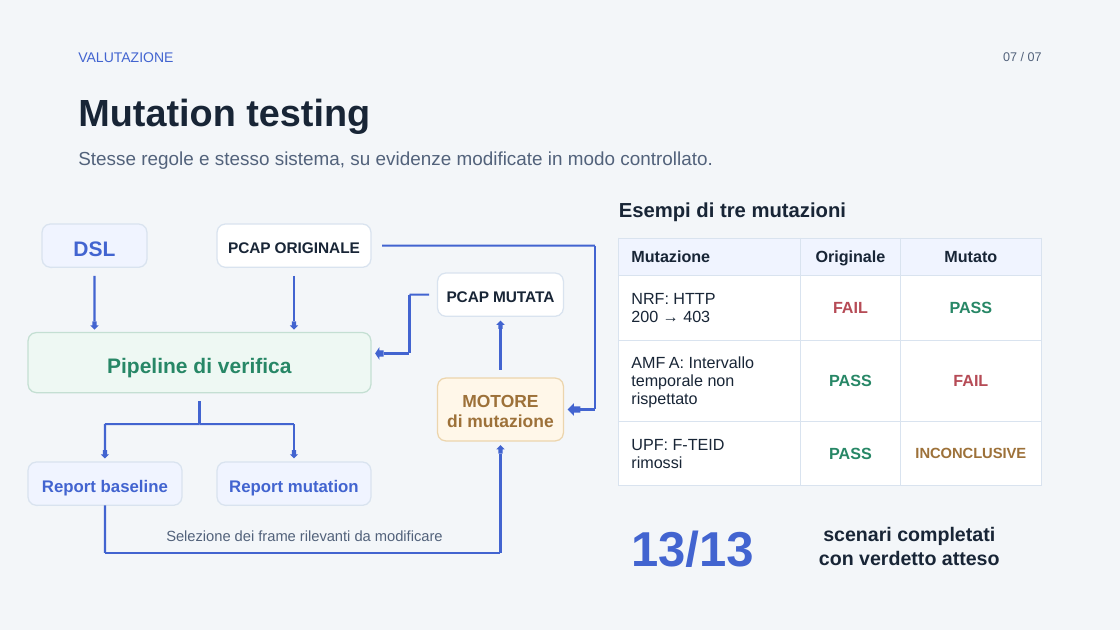
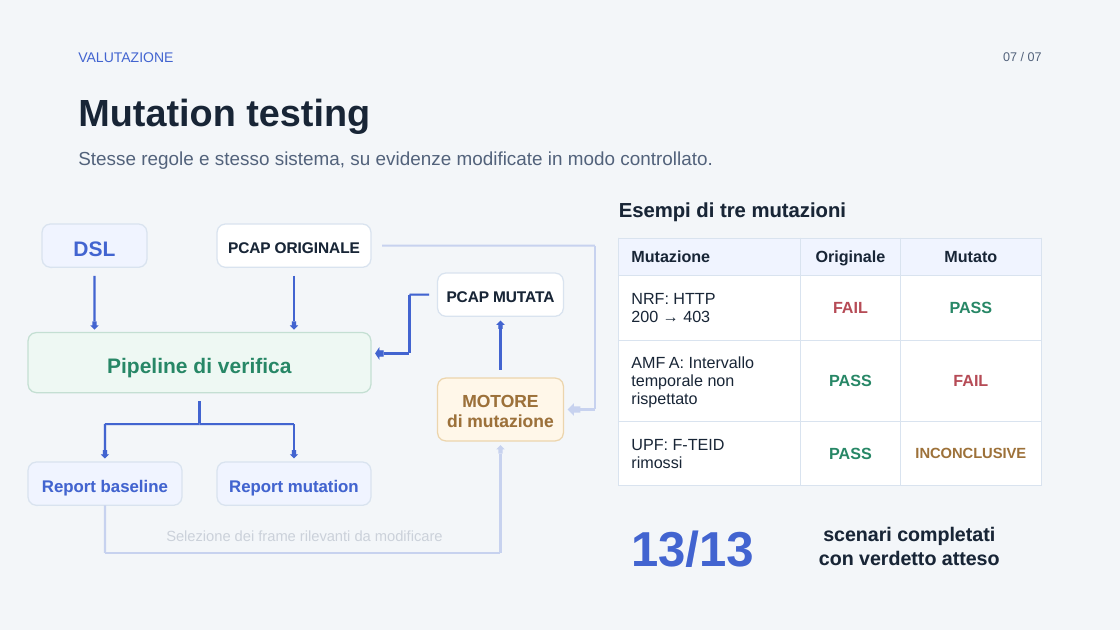
Before and after one commit to desila23/5g-security-assurance-thesis, a slide deck: slide 7 of 5g-thesis-presentation-5min/tesi-5min.pptx. Drawn at 1120x630 pixels with LibreOffice and Linux fonts; fonts in the diff are those of the drawing. Boxes give left, top, right and bottom in pixels: in the first picture for what was removed or moved away, otherwise in the second. Text is boxed around its words. In the diff, an @@ line names an element or a change of style, - is before the commit and + after.

```diff
--- a/5g-thesis-presentation-5min/tesi-5min.pptx
+++ b/5g-thesis-presentation-5min/tesi-5min.pptx
@@ line (382, 246) - (595, 246): stroke #4264D0 2.25 pt to #C7D2EF 2.25 pt @@
@@ line (595, 246) - (595, 409): stroke #4264D0 2.25 pt to #C7D2EF 2.25 pt @@
@@ left arrow at (568, 403, 580, 416): fill #4264D0 to #C7D2EF @@
@@ line (580, 409) - (595, 409): stroke #4264D0 2.25 pt to #C7D2EF 2.25 pt @@
@@ up arrow at (497, 445, 505, 453): fill #4264D0 to #C7D2EF @@
@@ line (501, 454) - (501, 553): stroke #4264D0 2.25 pt to #C7D2EF 2.25 pt @@
@@ line (105, 505) - (105, 553): stroke #4264D0 2.25 pt to #C7D2EF 2.25 pt @@
@@ text "Selezione dei frame rilevanti da ..." at (166, 528, 443, 544): text colour #52627B to #CBD1DA @@
@@ line (105, 553) - (501, 553): stroke #4264D0 2.25 pt to #C7D2EF 2.25 pt @@
```
Also in this commit, not shown: 4 other files.
